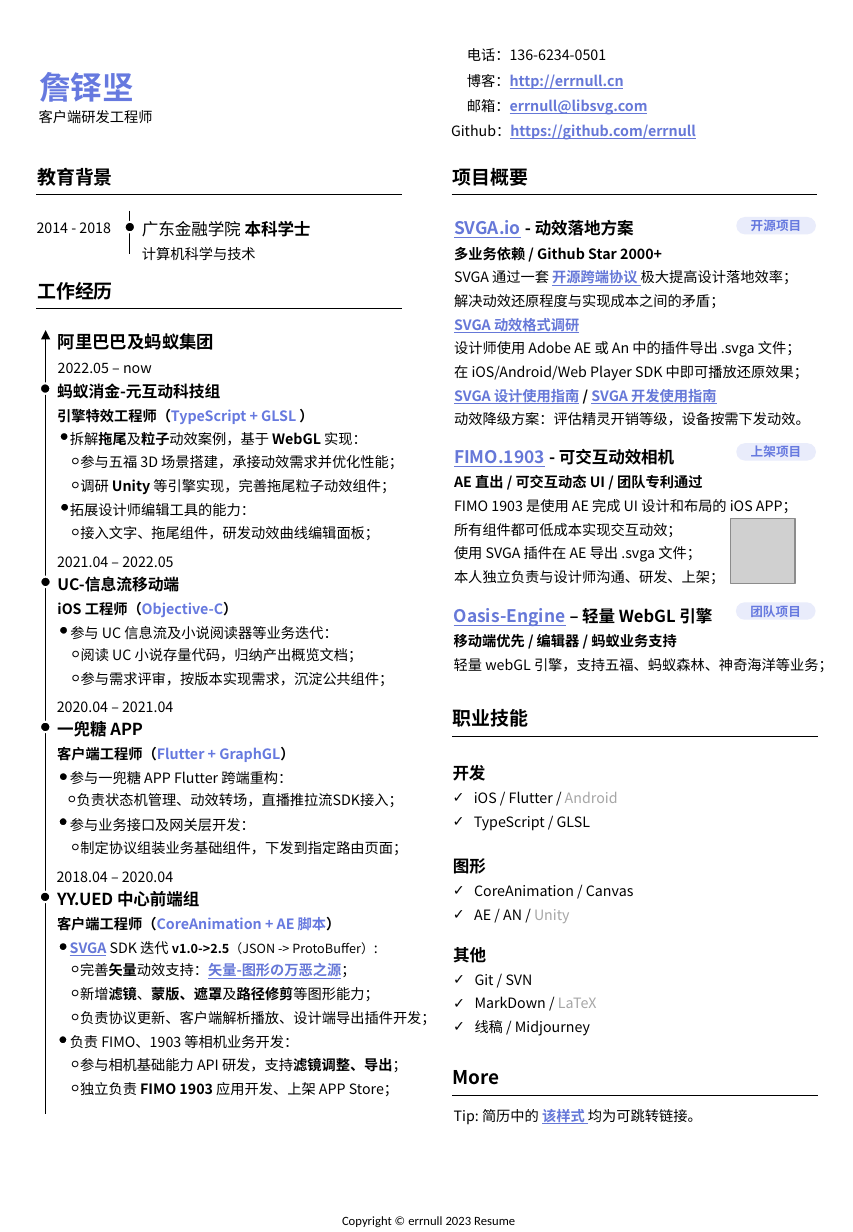
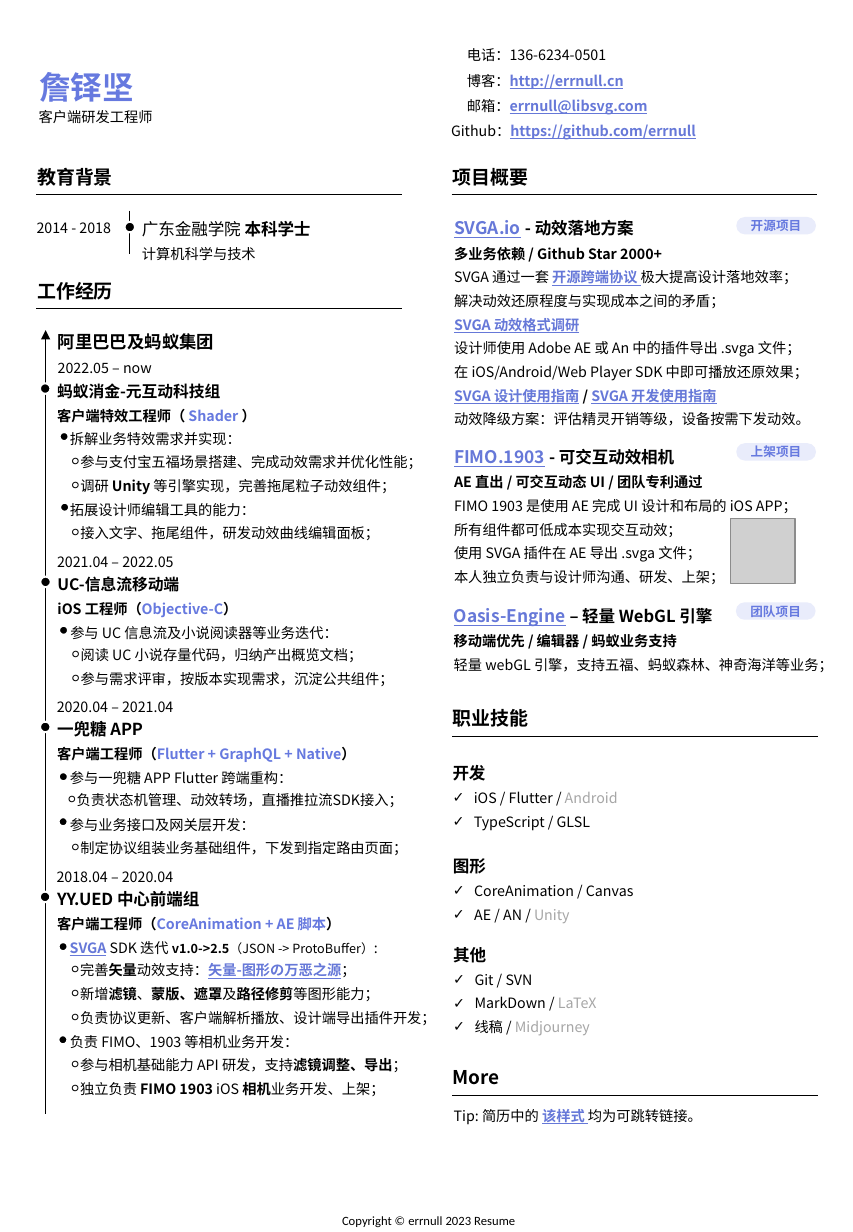
Before and after one commit to errnull/errnull.github.io, a slide deck: slide 1 of about/doc/resume.pptx. Drawn at 853x1232 pixels with LibreOffice and Linux fonts; fonts in the diff are those of the drawing; grey boxes stand for pictures. Boxes give left, top, right and bottom in pixels: in the first picture for what was removed or moved away, otherwise in the second. Text is boxed around its words. In the diff, an @@ line names an element or a change of style, - is before the commit and + after.

```diff
--- a/about/doc/resume.pptx
+++ b/about/doc/resume.pptx
@@ text at (x1=57, y1=409, x2=422, y2=469): text changed @@
-引擎特效工程师（TypeScript + GLSL ）
-拆解拖尾及粒子动效案例，基于 WebGL 实现：
-৹ 参与五福 3D 场景搭建，承接动效需求并优化性能；
+客户端特效工程师（ Shader ）
+拆解业务特效需求并实现：
+৹ 参与支付宝五福场景搭建、完成动效需求并优化性能；
@@ text at (x1=57, y1=747, x2=356, y2=762): text changed @@
-客户端工程师（Flutter + GraphGL）
+客户端工程师（Flutter + GraphQL + Native）
@@ text at (x1=475, y1=1020, x2=590, y2=1035): text colour #000000 to #A6A6A6 in "Midjourney" @@
@@ text at (x1=71, y1=1082, x2=384, y2=1096): text changed @@
-৹ 独立负责 FIMO 1903 应用开发、上架 APP Store；
+৹ 独立负责 FIMO 1903 iOS 相机业务开发、上架；
```
Also in this commit, not shown: 2 other files.
